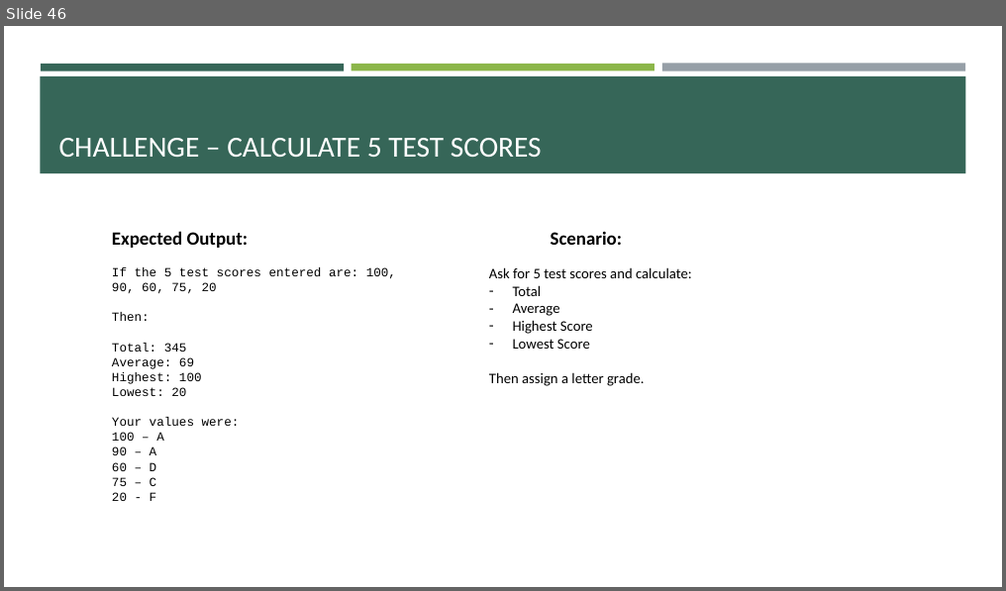
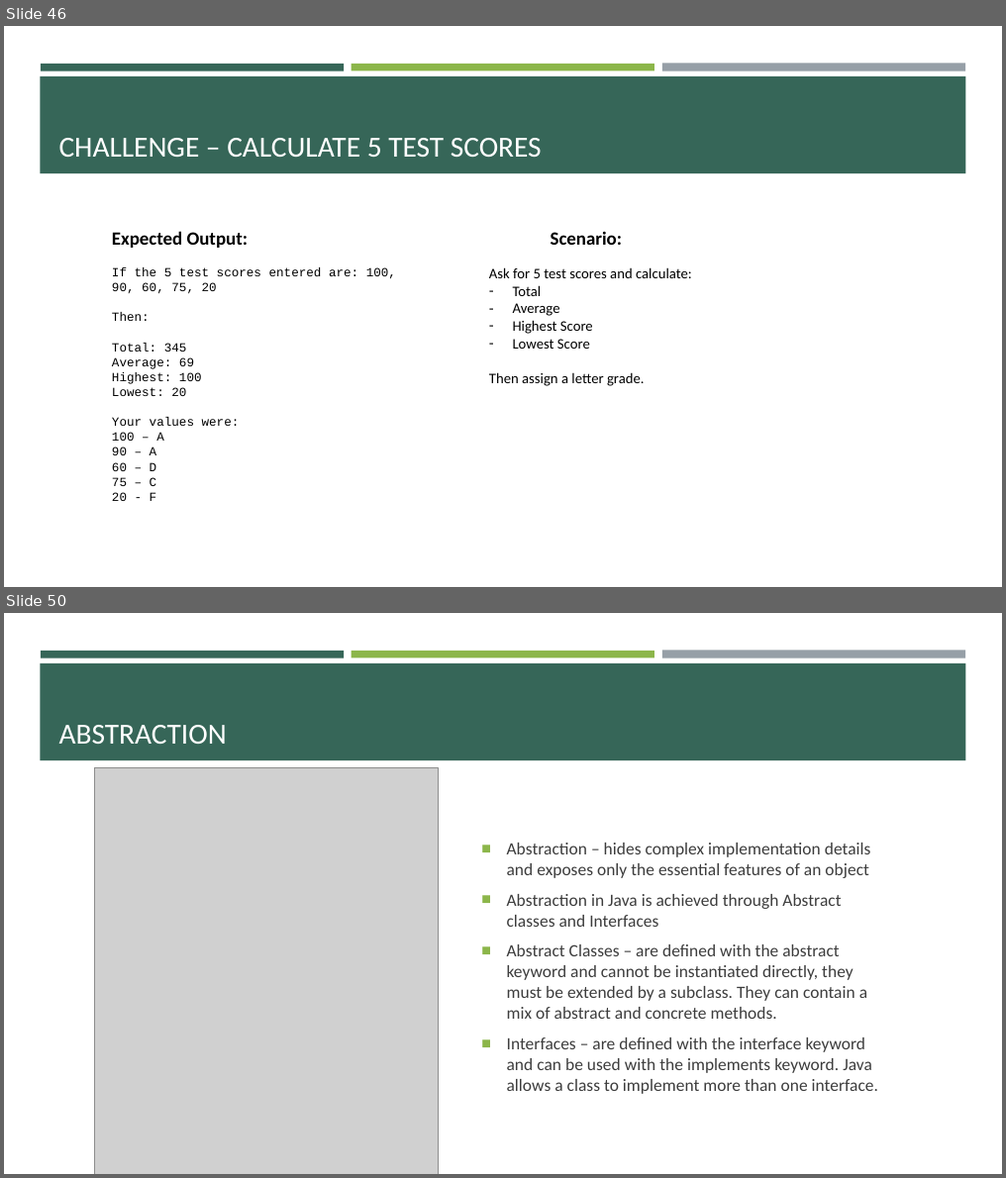
Before and after one commit to e-m-wilson/java-fs, a slide deck: Week_2/Core_Java.pptx. Shown one above the other, each under a label of ours: slide 46 before the commit, slides 46 and 50 after it; the slides between them are not shown. The pictures are 1006x591 and 1006x1178 pixels, drawn with LibreOffice and Linux fonts; fonts in the diff are those of the drawing; grey boxes stand for pictures. Boxes give left, top, right and bottom in pixels: in the first picture for what was removed or moved away, otherwise in the second. Text is boxed around its words. In the diff, an @@ line names an element or a change of style, - is before the commit and + after.

```diff
--- a/Week_2/Core_Java.pptx
+++ b/Week_2/Core_Java.pptx
@@ slide 50 added at (4, 613, 1002, 1174), background #FFFFFF; not listed: 4 template elements that a slide beside it also shows @@
@@ title added at (59, 725, 227, 744), 28 pt, text #FFFFFF @@
+ABSTRACTION
@@ picture added at (94, 768, 439, 1174) @@
@@ text added at (507, 843, 878, 1094), 16.6 pt, text #3D3D3D @@
+■ Abstraction – hides complex implementation details and exposes only the essential features of an object
+■ Abstraction in Java is achieved through Abstract classes and Interfaces
+■ Abstract Classes – are defined with the abstract keyword and cannot be instantiated directly, they must be extended by a subclass. They can contain a mix of abstract and concrete methods.
+■ Interfaces – are defined with the interface keyword and can be used with the implements keyword. Java allows a class to implement more than one interface.
```
Also in this commit, not shown: 1 slide changed, 20 other slides added, 6 other files.
